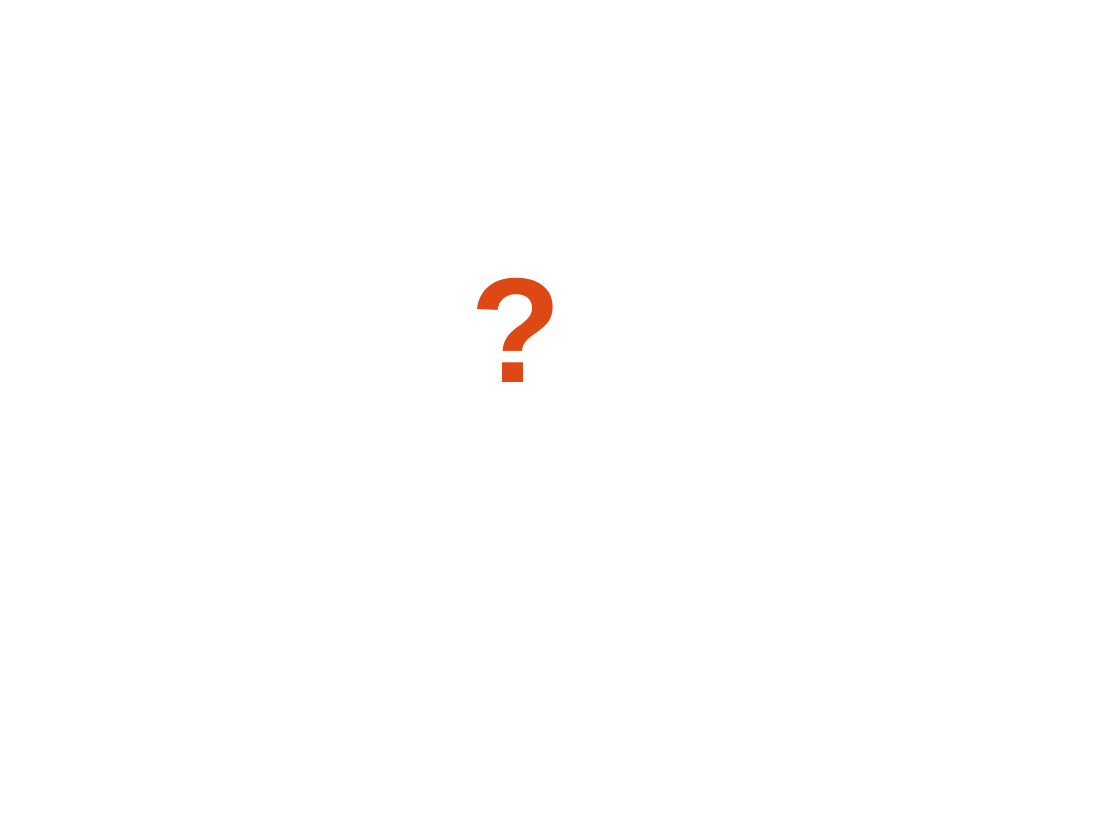
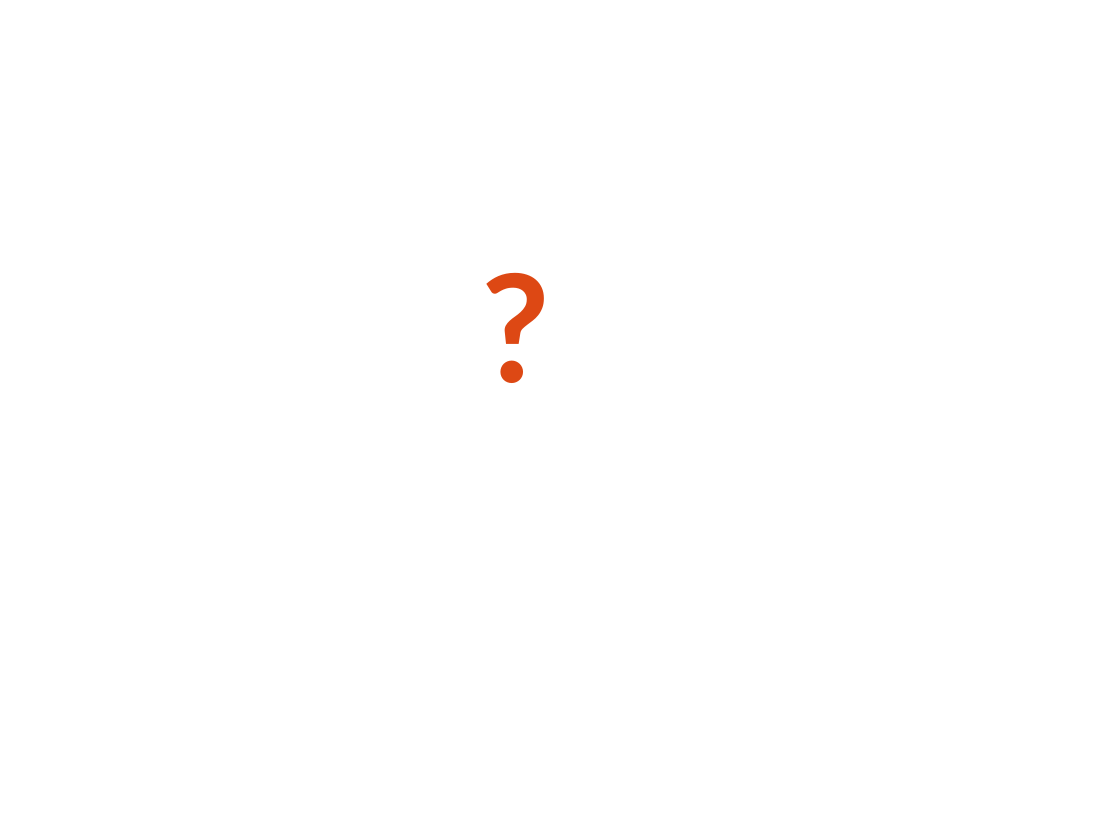
Before and after one commit to BVPMOSC/Presentations, a slide deck: slide 25 of html5.odp. Drawn at 1120x840 pixels with LibreOffice and Linux fonts; fonts in the diff are those of the drawing; background and template pictures are left out. Boxes give left, top, right and bottom in pixels: in the first picture for what was removed or moved away, otherwise in the second. Text is boxed around its words. In the diff, an @@ line names an element or a change of style, - is before the commit and + after.

```diff
--- a/html5.odp
+++ b/html5.odp
@@ text "?" at [87, 227, 945, 418]: font Arial to Lato @@
```
Also in this commit, not shown: 1 other slide changed, 1 other file.
